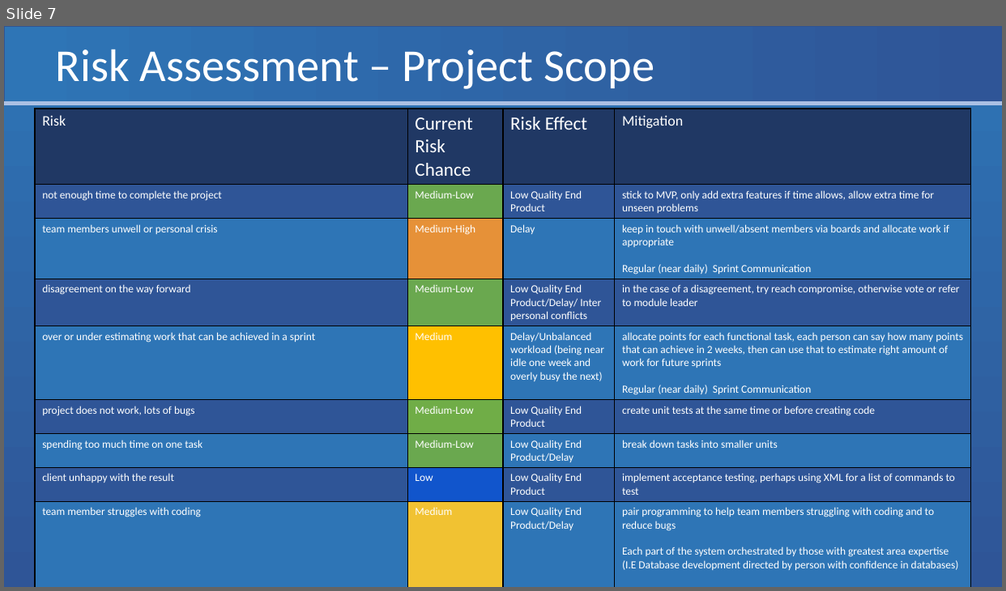
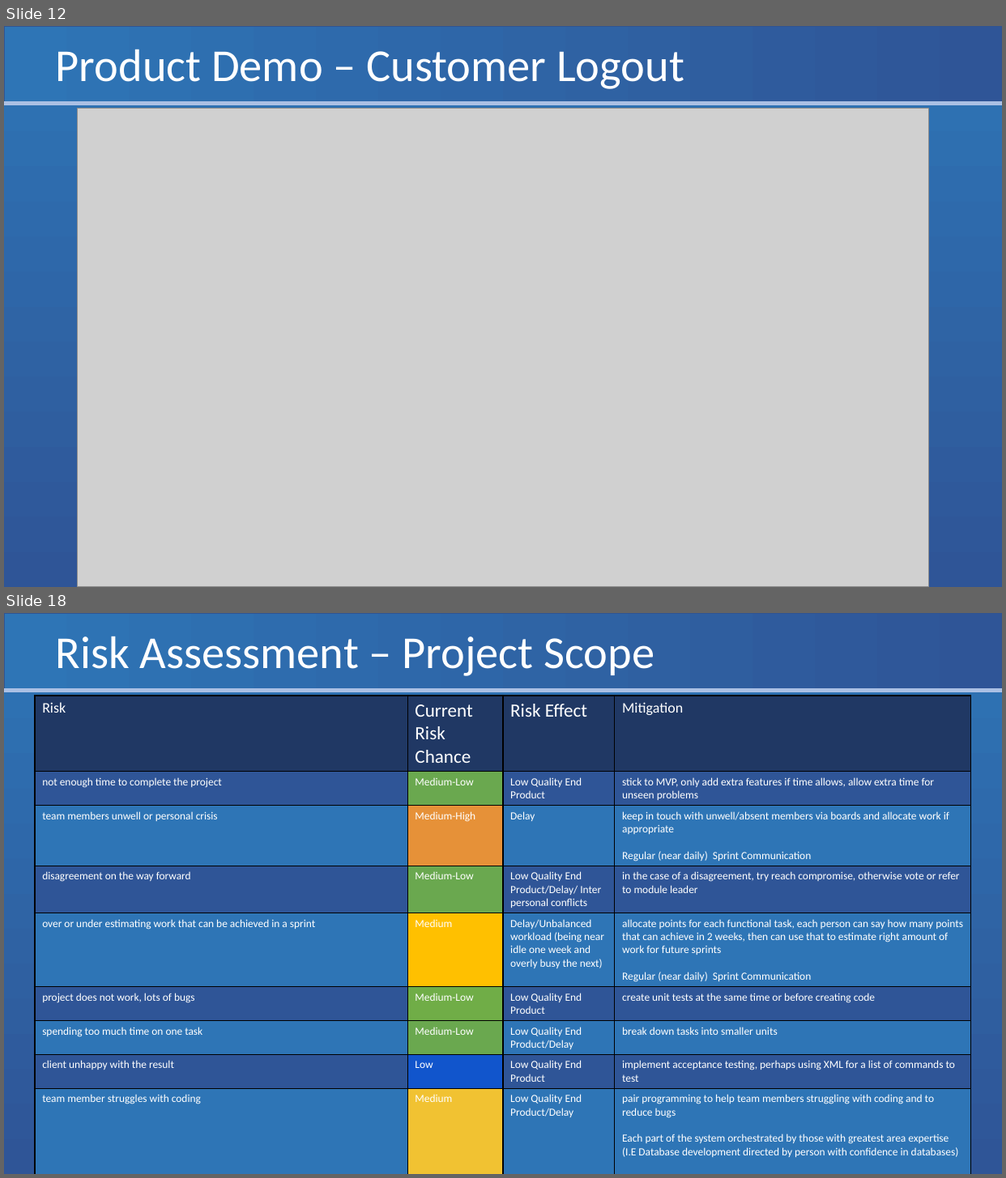
Before and after one commit to Eyo123/ISAD251REF, a slide deck: Documents/Presentations/PRCO204 Group Presentation 2.pptx. Shown one above the other, each under a label of ours: slide 7 before the commit, slides 12 and 18 after it; the slides between them are not shown. The pictures are 1006x591 and 1006x1178 pixels, drawn with LibreOffice and Linux fonts; fonts in the diff are those of the drawing; grey boxes stand for pictures. Boxes give left, top, right and bottom in pixels: in the first picture for what was removed or moved away, otherwise in the second. Text is boxed around its words. In the diff, an @@ line names an element or a change of style, - is before the commit and + after.

```diff
--- a/Documents/Presentations/PRCO204 Group Presentation 2.pptx
+++ b/Documents/Presentations/PRCO204 Group Presentation 2.pptx
@@ slide 12 added at [4,26,1002,587], background gradient #2E75B6 to #2F5597; not listed: 2 template elements that a slide beside it also shows @@
@@ title added at [56,49,684,89], 44 pt, text #FFFFFF @@
+Product Demo – Customer Logout
@@ picture added at [78,109,928,587] @@
@@ what was slide 7 is now slide 18 @@
```
Also in this commit, not shown: 2 slides changed, 10 other slides added.
